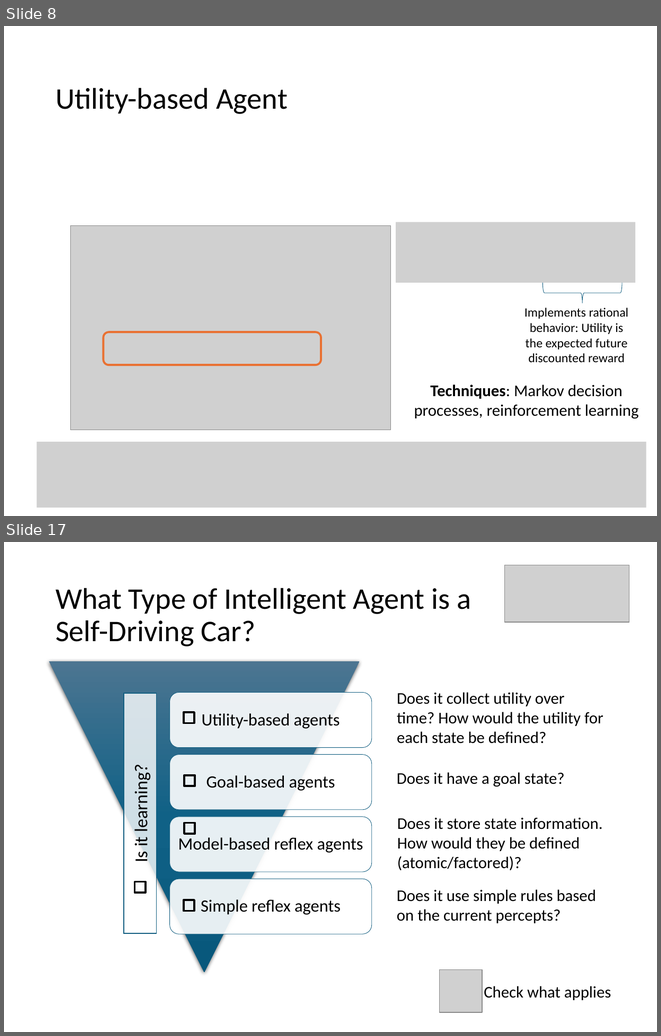
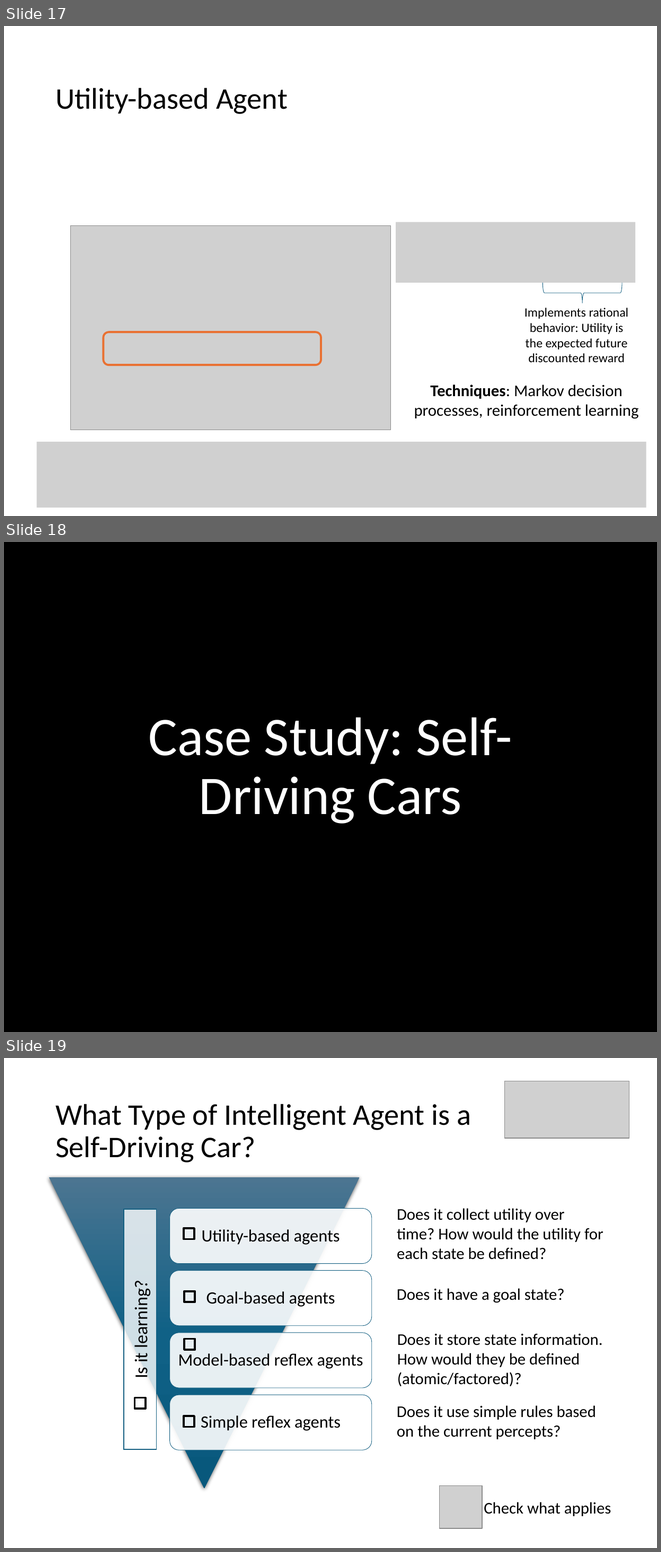
Before and after one commit to mhahsler/CS7320-AI, a slide deck: slides/02_agents_discussion.pptx. Shown one above the other, each under a label of ours: slides 8 and 17 before the commit, slides 17, 18 and 19 after it; the slides between them are not shown. The pictures are 661x1036 and 661x1552 pixels, drawn with LibreOffice and Linux fonts; fonts in the diff are those of the drawing; grey boxes stand for pictures; background and template pictures are left out. Boxes give left, top, right and bottom in pixels: in the first picture for what was removed or moved away, otherwise in the second. Text is boxed around its words. In the diff, an @@ line names an element or a change of style, - is before the commit and + after.

```diff
--- a/slides/02_agents_discussion.pptx
+++ b/slides/02_agents_discussion.pptx
@@ slide 18 added at (4, 542, 657, 1032), background picture (left out) @@
@@ title added at (149, 717, 512, 823), 60 pt, text #FFFFFF @@
+Case Study: Self-Driving Cars
@@ what was slide 8 is now slide 17 @@
@@ what was slide 17 is now slide 19 @@
```
Also in this commit, not shown: 1 slide changed, 1 other slide added, 2 other files.
